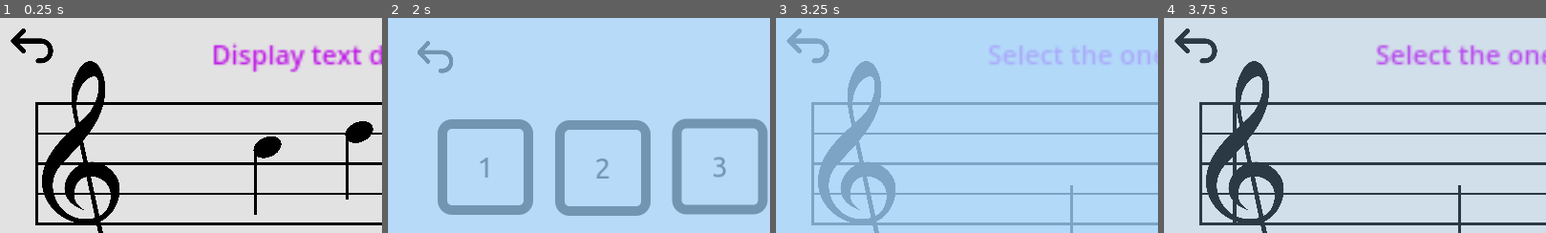
Above: before the commit, frames 1-4 (left to right).
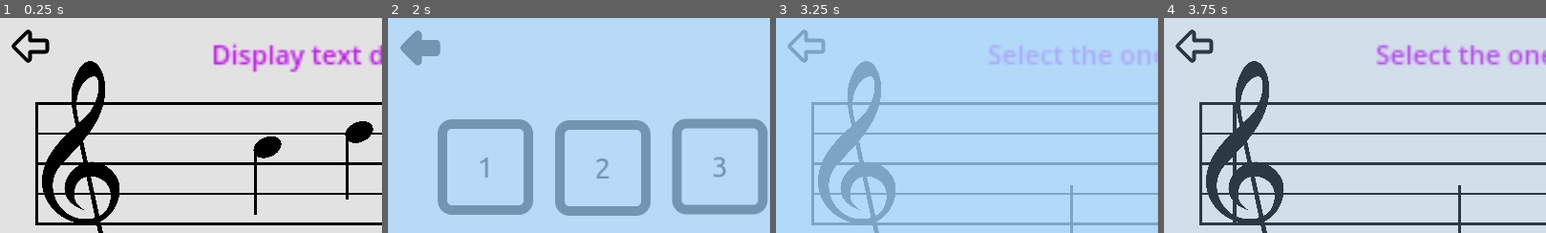
Above: after the commit, the same moments.

Repository: Sniggiho/COMP225-Reluna
Game: Godot game, scene res://Scenes/firstScene.tscn
Same seed, same stepped clock (60 frames per second), same inputs: the game is played once before the commit and once after it.
Inputs (mouse positions are % of the whole screen's width and height, from its top left; square brackets give the same spot before the commit, where the layout moved):
- Up to frame 1 (0.25 s): no input
- Up to frame 2 (2 s): click (35, 30) at 0.52 s; click (4, 7) [4, 6] at 1.25 s
- Up to frame 3 (3.25 s): click "1" at 2 s; click (93, 88) at 2.77 s
- Up to frame 4 (3.75 s): click (49, 76) at 3.5 s
The pictures show only the part of the screen within x 0-50%, y 0-50%; the shares and areas given below are measured in that part.

The runs differ from the first frame. In frame 1, 0.8% of the frame differs, in the area x 2-14%, y 4-22%; in frame 2, 1.0%, in the area x 3-17%, y 5-26%; in frame 3, 0.7%; in frame 4, 0.8%.

Commit message:
updated return button to have filled hover

Diff:
--- a/Project/Scenes/firstScene.tscn
+++ b/Project/Scenes/firstScene.tscn
@@ -1,16 +1,17 @@
-[gd_scene load_steps=15 format=3 uid="uid://c1qqxujrvquvy"]
+[gd_scene load_steps=16 format=3 uid="uid://c1qqxujrvquvy"]
 
 [ext_resource type="Script" path="res://Scenes/AudioStreamPlayerTest.gd" id="1_x644u"]
 [ext_resource type="Script" path="res://Scenes/LevelManager/LevelManager.gd" id="1_xad2n"]
 [ext_resource type="Texture2D" uid="uid://f7byr3m2so4i" path="res://RelunaIcons/play empty.png" id="3_ad746"]
+[ext_resource type="Texture2D" uid="uid://corvs4jhdgfk3" path="res://RelunaIcons/backArrow.png" id="3_fgehq"]
 [ext_resource type="Texture2D" uid="uid://dqfovth5n1cg0" path="res://RelunaIcons/play filled.png" id="4_f3uym"]
+[ext_resource type="Texture2D" uid="uid://71tu2ixgeqk8" path="res://RelunaIcons/backArrowFilled.png" id="4_peq4r"]
 [ext_resource type="PackedScene" uid="uid://dq0mp8xmuh00" path="res://Scenes/MusicStaff/MusicStaff.tscn" id="5_bafn2"]
 [ext_resource type="Script" path="res://Scenes/DisplayText.gd" id="5_k5ivr"]
 [ext_resource type="Texture2D" uid="uid://c8u1gdexyrdyn" path="res://RelunaIcons/checkEmpty.png" id="5_mk5gt"]
 [ext_resource type="Script" path="res://Scenes/FeedbackPopup.gd" id="5_r4b1t"]
 [ext_resource type="Texture2D" uid="uid://8d8gcs6vjvtc" path="res://RelunaIcons/checkFilled.png" id="6_7w56k"]
 [ext_resource type="Texture2D" uid="uid://cg6lvtjwkq3rm" path="res://RelunaIcons/reset.png" id="6_s2gbu"]
-[ext_resource type="Texture2D" uid="uid://cd3kkhujucqtd" path="res://RelunaIcons/return.png" id="7_lc1xl"]
 [ext_resource type="Texture2D" uid="uid://cxbfhp8by63gd" path="res://RelunaIcons/hint.png" id="8_c0d27"]
 [ext_resource type="Texture2D" uid="uid://c5t2luc0n1rvq" path="res://RelunaIcons/hintFilled.png" id="9_rdd6e"]
 
@@ -30,6 +31,15 @@
 minDetuneCents = 30
 musicStaff = NodePath("../MusicStaff")
 
+[node name="ReturnButton" type="TextureButton" parent="."]
+offset_left = 15.0
+offset_top = 11.0
+offset_right = 255.0
+offset_bottom = 251.0
+scale = Vector2(0.399999, 0.399999)
+texture_normal = ExtResource("3_fgehq")
+texture_hover = ExtResource("4_peq4r")
+
 [node name="PlayButton" type="TextureButton" parent="."]
 offset_left = 659.0
 offset_top = 568.0
@@ -46,14 +56,6 @@
 scale = Vector2(0.6, 0.6)
 texture_normal = ExtResource("5_mk5gt")
 texture_hover = ExtResource("6_7w56k")
-
-[node name="ReturnButton" type="Button" parent="."]
-offset_top = -6.0
-offset_right = 248.0
-offset_bottom = 242.0
-scale = Vector2(0.52, 0.52)
-icon = ExtResource("7_lc1xl")
-flat = true
 
 [node name="HintButton" type="TextureButton" parent="."]
 offset_left = 308.0
--- a/Project/Scenes/tutorialScreen.tscn
+++ b/Project/Scenes/tutorialScreen.tscn
@@ -1,8 +1,9 @@
-[gd_scene load_steps=4 format=3 uid="uid://bj1ewdk7i3gkk"]
+[gd_scene load_steps=5 format=3 uid="uid://bj1ewdk7i3gkk"]
 
 [ext_resource type="PackedScene" uid="uid://34403u2svqws" path="res://Scenes/TutorialButton/tutorialButton.tscn" id="1_ph1mo"]
 [ext_resource type="Script" path="res://Scenes/tutorialScreen.gd" id="1_yx5rl"]
-[ext_resource type="Texture2D" uid="uid://cd3kkhujucqtd" path="res://RelunaIcons/return.png" id="3_bxpfc"]
+[ext_resource type="Texture2D" uid="uid://corvs4jhdgfk3" path="res://RelunaIcons/backArrow.png" id="3_xlu8n"]
+[ext_resource type="Texture2D" uid="uid://71tu2ixgeqk8" path="res://RelunaIcons/backArrowFilled.png" id="4_a6pmn"]
 
 [node name="tutorialScreen" type="Node2D"]
 script = ExtResource("1_yx5rl")
@@ -103,15 +104,13 @@
 text = "12"
 tutorialNum = "12"
 
-[node name="backButton" type="Button" parent="."]
-offset_left = 42.0
-offset_top = 22.0
-offset_right = 290.0
-offset_bottom = 270.0
-scale = Vector2(0.443077, 0.48)
-theme_type_variation = &"tutorialButton"
-icon = ExtResource("3_bxpfc")
-flat = true
-icon_alignment = 1
+[node name="ReturnButton" type="TextureButton" parent="."]
+offset_left = 16.0
+offset_top = 12.0
+offset_right = 256.0
+offset_bottom = 252.0
+scale = Vector2(0.423342, 0.423342)
+texture_normal = ExtResource("3_xlu8n")
+texture_hover = ExtResource("4_a6pmn")
 
-[connection signal="pressed" from="backButton" to="." method="_on_return_button_pressed"]
+[connection signal="pressed" from="ReturnButton" to="." method="_on_return_button_pressed"]
Binary file added: Project/RelunaIcons/backArrow.png
Not shown, added: Project/RelunaIcons/backArrow.png.import
Binary file added: Project/RelunaIcons/backArrowFilled.png
Not shown, added: Project/RelunaIcons/backArrowFilled.png.import
Not shown: 1 places in Project/Scenes/firstScene.tscn that only renumber resources
Not shown, changed: Project/.DS_Store
